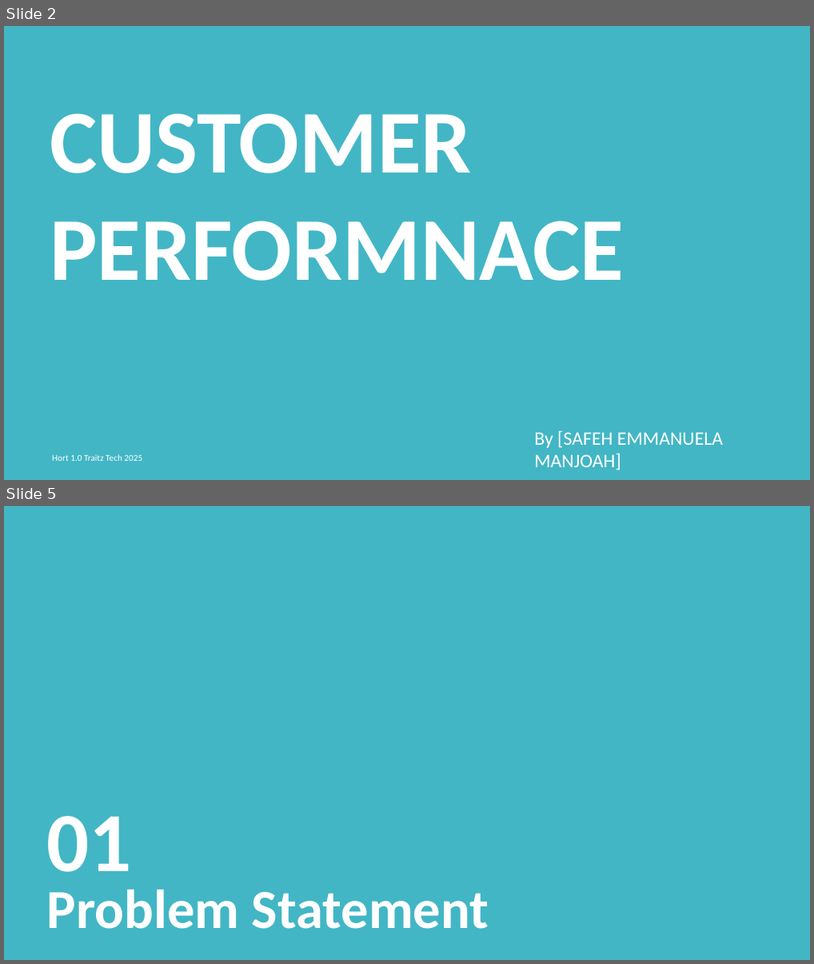
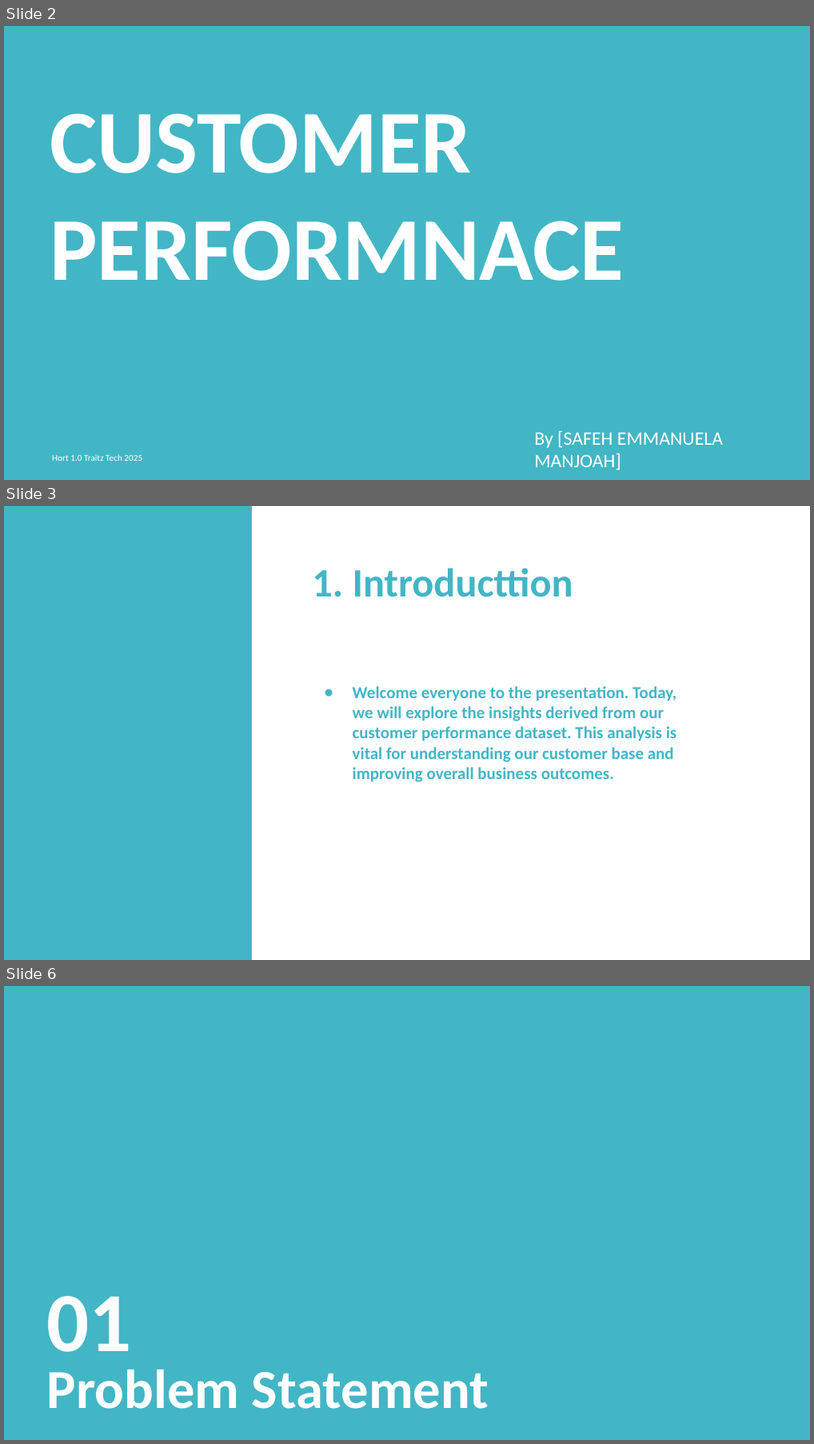
Before and after one commit to SafehEmmanuela/Final-Project, a slide deck: Traitz Tech Internship Project Presentation Template[1].pptx. Shown one above the other, each under a label of ours: slides 2 and 5 before the commit, slides 2, 3 and 6 after it; the slides between them are not shown. The pictures are 814x964 and 814x1444 pixels, drawn with LibreOffice and Linux fonts; fonts in the diff are those of the drawing. Boxes give left, top, right and bottom in pixels: in the first picture for what was removed or moved away, otherwise in the second. Text is boxed around its words. In the diff, an @@ line names an element or a change of style, - is before the commit and + after.

```diff
--- a/Traitz Tech Internship Project Presentation Template[1].pptx
+++ b/Traitz Tech Internship Project Presentation Template[1].pptx
@@ slide 3 added at (x1=4, y1=506, x2=810, y2=960), background #FFFFFF @@
@@ rectangle added at (x1=4, y1=506, x2=252, y2=959), fill #42B6C5 @@
@@ text added at (x1=312, y1=568, x2=574, y2=597), 36 pt, text #42B6C5, bold @@
+1. Introducttion
@@ text added at (x1=353, y1=686, x2=677, y2=782), 15 pt, text #42B6C5, bold @@
+● Welcome everyone to the presentation. Today, we will explore the insights derived from our customer performance dataset. This analysis is vital for understanding our customer base and improving overall business outcomes.
@@ what was slide 5 is now slide 6 @@
```
Also in this commit, not shown: 2 other slides added, 2 slides removed, 1 other file.
